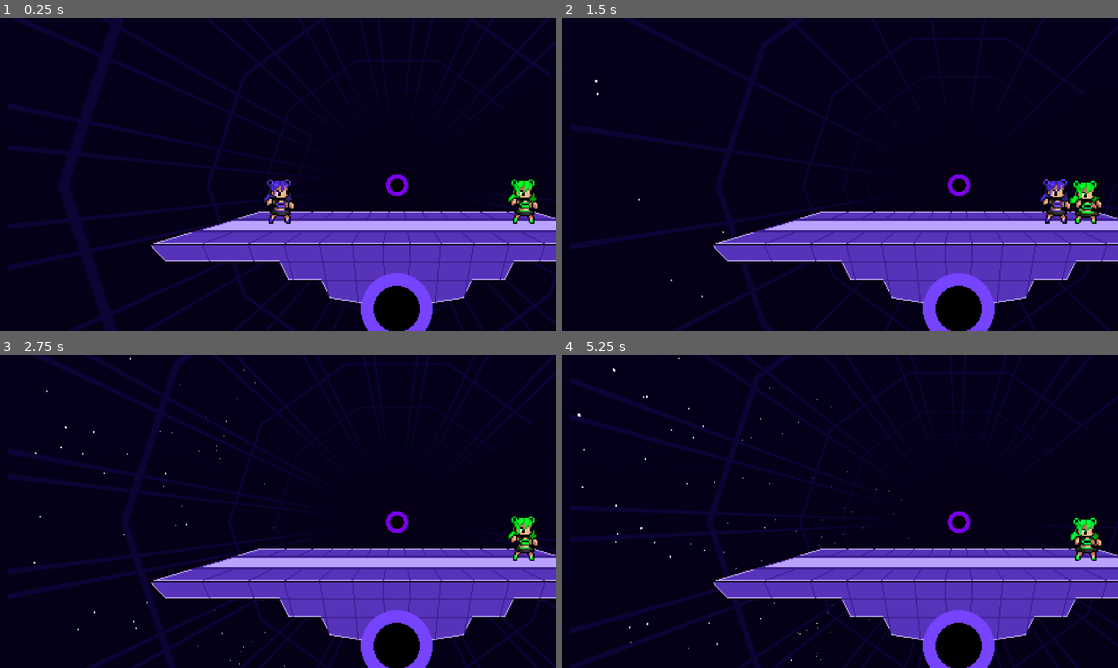
Above: before the commit, frames 1-4 (two rows, left to right).
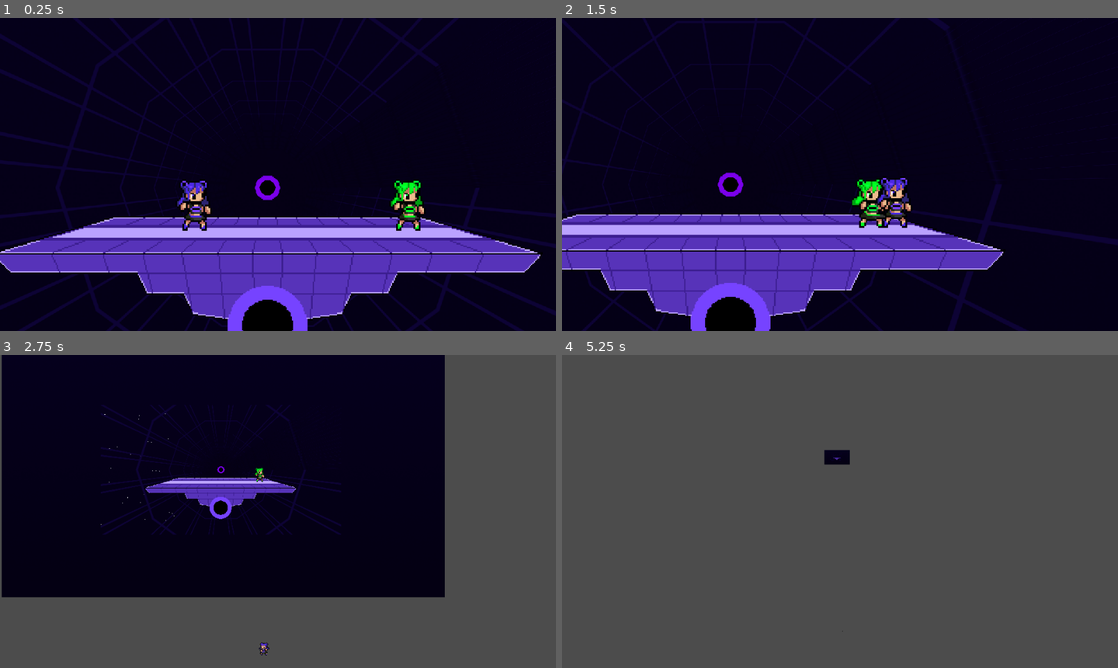
Above: after the commit, the same moments.

Repository: Logn35/SmashBox
Game: Godot game, scene res://Stages/Test Stage.tscn
Same seed, same stepped clock (60 frames per second), same inputs: the game is played once before the commit and once after it.
Inputs:
- Up to frame 1 (0.25 s): no input
- Up to frame 2 (1.5 s): hold D (moveRight) from 0.53 s (still down); tap Space (Jump) at 0.77 s
- Up to frame 3 (2.75 s): tap Space (Jump) at 1.52 s; release D (moveRight) at 2.03 s; hold A (moveLeft) from 2.03 s (still down)
- Up to frame 4 (5.25 s): release A (moveLeft) at 2.78 s; hold D (moveRight) 2.78-4.28 s; tap Space (Jump) at 3.02, 3.77, 4.52 s; hold A (moveLeft) 4.28-5.03 s; hold D (moveRight) from 5.03 s (still down)

The runs differ from the first frame. In frame 1, 29% of the frame differs, in the area x 0-100%, y 0-100%; in frame 2, 29%; in frame 3, 52%; in frame 4, 100%.
Error before the commit: Invalid get index 'global_position' (on base: 'null instance'). (res://scripts/Camera2D.gd:11)

Commit message:
ok camera zoom and follow both players works now

Diff:
--- a/Stages/Test Stage.tscn
+++ b/Stages/Test Stage.tscn
@@ -74,24 +74,27 @@
 script = ExtResource( 14 )
 
 [node name="Camera2D2" type="Camera2D" parent="."]
-position = Vector2( 274.526, 234.538 )
+position = Vector2( 481.795, 228.986 )
 scale = Vector2( 1.3, 1.3 )
 current = true
+zoom = Vector2( 0.3, 0.3 )
 drag_margin_h_enabled = true
 drag_margin_v_enabled = true
 smoothing_enabled = true
-drag_margin_left = 0.3
-drag_margin_top = 0.35
-drag_margin_right = 0.31
-drag_margin_bottom = 0.23
+drag_margin_left = 0.08
+drag_margin_top = 0.17
+drag_margin_right = 0.07
+drag_margin_bottom = 0.17
 editor_draw_limits = true
 editor_draw_drag_margin = true
 script = ExtResource( 3 )
+object1 = NodePath("../TestCharacter")
+object2 = NodePath("../TestCharacter2")
 
 [node name="ParallaxBackground" type="ParallaxBackground" parent="Camera2D2"]
 
 [node name="TestCharacter" parent="." instance=ExtResource( 5 )]
-position = Vector2( 276.674, 231.353 )
+position = Vector2( 365.504, 212.847 )
 scale = Vector2( 1.3, 1.3 )
 
 [node name="Test Stage Foreground" type="Sprite" parent="."]
--- a/scripts/Camera2D.gd
+++ b/scripts/Camera2D.gd
@@ -1,7 +1,7 @@
 extends Camera2D
 
-var object1 = NodePath("res://Actors/TestCharacter")
-var object2 = NodePath("res://Actors/TestCharacter")
+export (NodePath) var object1
+export (NodePath) var object2
 
 func _ready():
 	object1 = get_node(object1)
@@ -10,8 +10,8 @@
 func _process(delta):
 	self.global_position = (object1.global_position + object2.global_position) * 0.5
 
-	var zoom_factor1 = abs(object1.global_position.x-object2.global_position.x)/(1920-100)
-	var zoom_factor2 = abs(object1.global_position.y-object2.global_position.y)/(1080-100)
-	var zoom_factor = max(max(zoom_factor1, zoom_factor2), 0.5)
+	var zoom_factor1 = abs(object1.global_position.x-object2.global_position.x)/(600-50)
+	var zoom_factor2 = abs(object1.global_position.y-object2.global_position.y)/(350-50)
+	var zoom_factor = max(max(zoom_factor1, zoom_factor2), 0.9)
 
 	self.zoom = Vector2(zoom_factor, zoom_factor)
